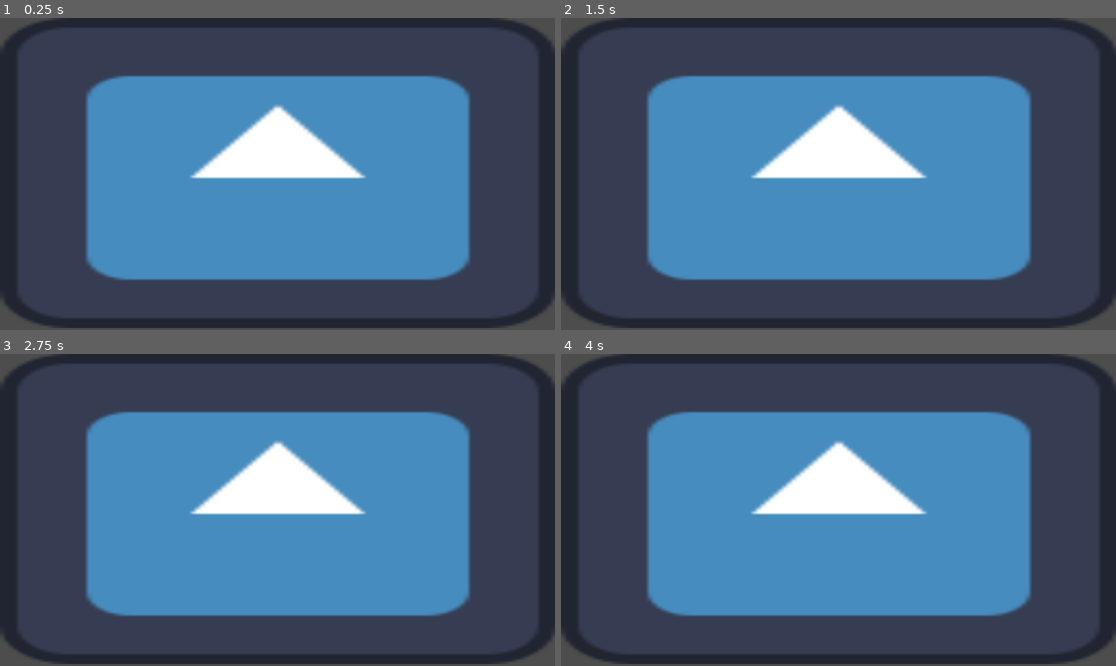
Above: before the commit, frames 1-4 (two rows, left to right).
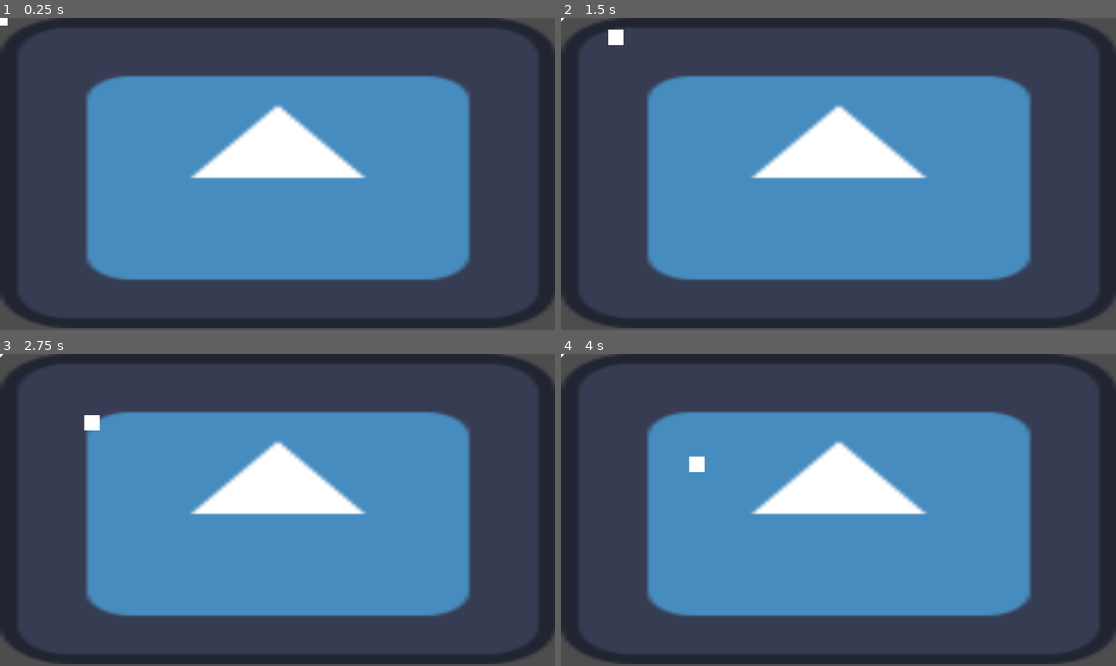
Above: after the commit, the same moments.

Repository: DiegoHommer/Day_In_The_Life_of_a_Slime
Game: Godot game, scene res://node_2d.tscn
Two runs of this game, one before a commit and one after it. Both use one fixed random seed, a clock stepped at 60 frames per second and the inputs below. Before the commit the project has no main scene; this scene is started directly in both runs. The engine's default icon, where the game draws it, is replaced by a stand-in: a white triangle on a blue panel in a dark square.
Inputs (mouse positions are in pixels of both pictures, inside the frame that each line leads up to):
- Up to frame 1 (0.25 s): no input
- Up to frame 2 (1.5 s): tap Enter (ui_accept) at 0.5, 0.6, 0.77, 1.07, 1.35 s; move the mouse to (960, 158) at 0.52 s; hold Right (ui_right) from 0.53 s (still down); move the mouse to (727, 189) at 1.27 s
- Up to frame 3 (2.75 s): tap Enter (ui_accept) at 1.52, 1.82, 2, 2.1 s; move the mouse to (333, 441) at 2.02 s; release Right (ui_right) at 2.03 s; hold Left (ui_left) from 2.03 s (still down)
- Up to frame 4 (4 s): move the mouse to (810, 572) at 2.77 s; release Left (ui_left) at 2.78 s; hold Right (ui_right) from 2.78 s (still down); tap Enter (ui_accept) at 2.85, 3.02, 3.32, 3.6, 3.77 s; move the mouse to (1005, 556) at 3.52 s

The runs differ from the first frame. In frame 1, less than 0.1% of the frame differs, in the area x 0-2%, y 0-3%; in frame 2, 0.1%; in frame 3, 0.1%; in frame 4, 0.2%, in the area x 0-26%, y 0-38%.
Error after the commit: Invalid access to property or key 'direction' on a base object of type 'TextureRect'. (res://pc.gd:49)

Commit message:
Filhos
Eu acho que eu posso ter feito alguma coisa errada na hora de carregar o negócio do github, porque algumas coisas não pareciam atualizadas.

Criei a scene "filho".  O pc cria uma instance de "filho" na barra de espaço.  Expliquei melhor o que cada coisa faz nos comentários, mas a ideia é que os filhos se movem quando o pc se move e cada filho segue o filho anterior.

Os códigos dos filhos e do pc se referenciam bastante, o que talvez dificulte um pouco as coisas pra editar depois. Se alguém tiver um jeito melhor de fazer isso pode editar.

Diff:
--- /dev/null
+++ b/filho.gd
@@ -0,0 +1,26 @@
+extends CharacterBody2D
+
+var parent = ""
+var pc = ""
+var speed = 250
+var numero = 0 #esse numero vai ser setado pelo pc quando ele criar o filho. É 1 se é o primeiro, 2 se é o seugundo etc
+var move = true
+var direction = Vector2(0,0)
+
+func _ready():
+	parent = get_parent() #"parent" aqui é o parent node (que é o main por enquanto) e não o pc
+	pc = parent.get_child(0)
+
+func _physics_process(delta):
+	move = pc.move
+	speed = pc.speed
+
+	if move and pc.direction != Vector2(0,0): #
+
+		#a ideia é que ele segue um ponto que tá um pouco atrás do filho anterior
+		#(aqui, parent.get_child(numero-1) é o filho anterior)
+		#eu tentei fazer ele seguir diretamente o filho anterior, mas daí eles se amontoavam
+		direction = (parent.get_child(numero-1).position-30*parent.get_child(numero-1).direction) - position
+		direction = direction.normalized()
+		velocity = speed*direction
+		move_and_slide()
--- /dev/null
+++ b/filho.tscn
@@ -0,0 +1,9 @@
+[gd_scene load_steps=2 format=3 uid="uid://dmddqcpi7rgst"]
+
+[ext_resource type="Script" path="res://filho.gd" id="1_0qybm"]
+
+[node name="Node2D" type="CharacterBody2D"]
+script = ExtResource("1_0qybm")
+
+[node name="Polygon2D" type="Polygon2D" parent="."]
+polygon = PackedVector2Array(0, -8, -8, 0, 0, 8, 8, 0)
--- /dev/null
+++ b/main.tscn
@@ -0,0 +1,7 @@
+[gd_scene load_steps=2 format=3 uid="uid://wrltj5ga4rna"]
+
+[ext_resource type="PackedScene" uid="uid://d3imt2s6ikkdj" path="res://pc.tscn" id="1_gekrl"]
+
+[node name="Node2D" type="Node2D"]
+
+[node name="CharacterBody2D" parent="." instance=ExtResource("1_gekrl")]
--- a/pc.gd
+++ b/pc.gd
@@ -1,28 +1,49 @@
 extends CharacterBody2D
 
+var filho_scene = preload("res://filho.tscn")
+var filho = 0
+var filho_count = 0
+var parent = ""
 
-const SPEED = 300.0
-const JUMP_VELOCITY = -400.0
 
-# Get the gravity from the project settings to be synced with RigidBody nodes.
-var gravity = ProjectSettings.get_setting("physics/2d/default_gravity")
+@export var speed = 250.0
+var move = true
+var direction = Vector2(0,0)
+
+func _ready():
+	parent = get_parent()
 
 
 func _physics_process(delta):
-	# Add the gravity.
-	if not is_on_floor():
-		velocity.y += gravity * delta
+	if move:
+		move_and_slide()
 
-	# Handle jump.
-	if Input.is_action_just_pressed("ui_accept") and is_on_floor():
-		velocity.y = JUMP_VELOCITY
+	if Input.is_action_just_pressed("ui_accept"):
+		fazer_filho()
 
-	# Get the input direction and handle the movement/deceleration.
-	# As good practice, you should replace UI actions with custom gameplay actions.
-	var direction = Input.get_axis("ui_left", "ui_right")
-	if direction:
-		velocity.x = direction * SPEED
-	else:
-		velocity.x = move_toward(velocity.x, 0, SPEED)
 
-	move_and_slide()
+func _on_timer_timeout():
+	#a cada 0.5 segundo ele muda entre parado e se mexendo (move = false ou move = true), e decide na direção
+	move = not move
+	direction = get_global_mouse_position() - position
+
+	if direction.length() < 20: #se ele tiver muito perto do mouse ele fica parado
+		direction = Vector2(0,0)
+	direction = direction.normalized()
+	velocity = speed * direction
+
+func fazer_filho():
+	#aqui é que ele cria os filhos como nodes embaixo do main
+	filho = filho_scene.instantiate()
+	parent.add_child(filho)
+
+	filho_count += 1
+
+	#cada filho tem uma variável número pra saber qual filho que ele é
+	filho.numero = filho_count
+
+	#ele seta a posição do filho novo como sendo um pouco atrás do último filho
+	#aqui o parent.get_child(filho_count - 1) é o último filho
+	#acho que esse jeito de acessar os outros nodes não é muito "boa prática", e talvez deixe difícil de editar depois
+	#se alguém tiver um jeito melhor pode mudar
+	filho.position = parent.get_child(filho_count-1).position - 50*parent.get_child(filho_count-1).direction
--- a/pc.tscn
+++ b/pc.tscn
@@ -10,3 +10,12 @@
 [node name="Collision" type="CollisionShape2D" parent="."]
 
 [node name="AnimatedSprite2D" type="AnimatedSprite2D" parent="."]
+
+[node name="Timer" type="Timer" parent="."]
+wait_time = 0.5
+autostart = true
+
+[node name="Polygon2D" type="Polygon2D" parent="."]
+polygon = PackedVector2Array(-16, -16, 16, -16, 16, 16, -16, 16)
+
+[connection signal="timeout" from="Timer" to="." method="_on_timer_timeout"]
--- a/project.godot
+++ b/project.godot
@@ -11,6 +11,7 @@
 [application]
 
 config/name="Day In The Life Of A Slime"
+run/main_scene="res://main.tscn"
 config/features=PackedStringArray("4.2", "Mobile")
 config/icon="res://icon.svg"
 
